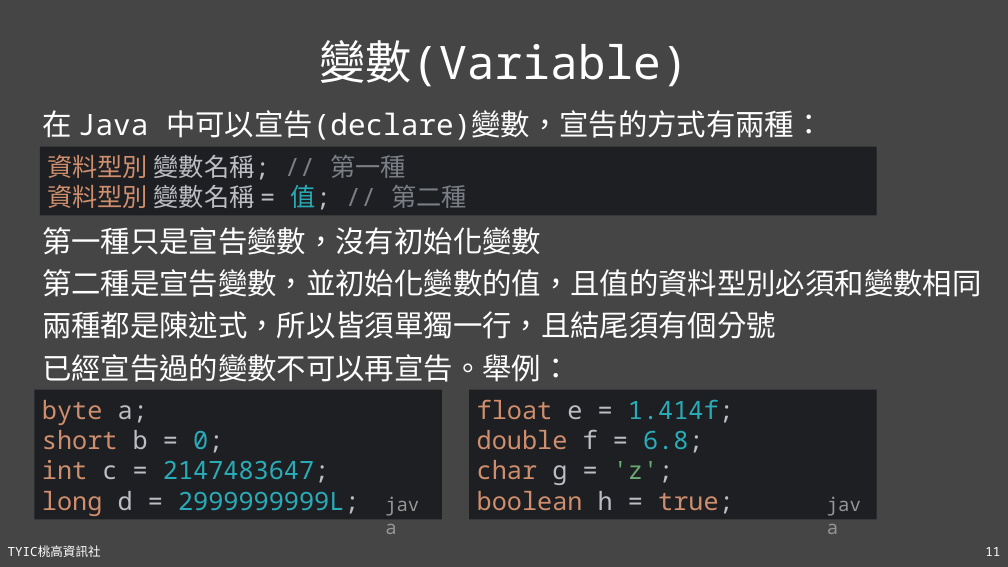
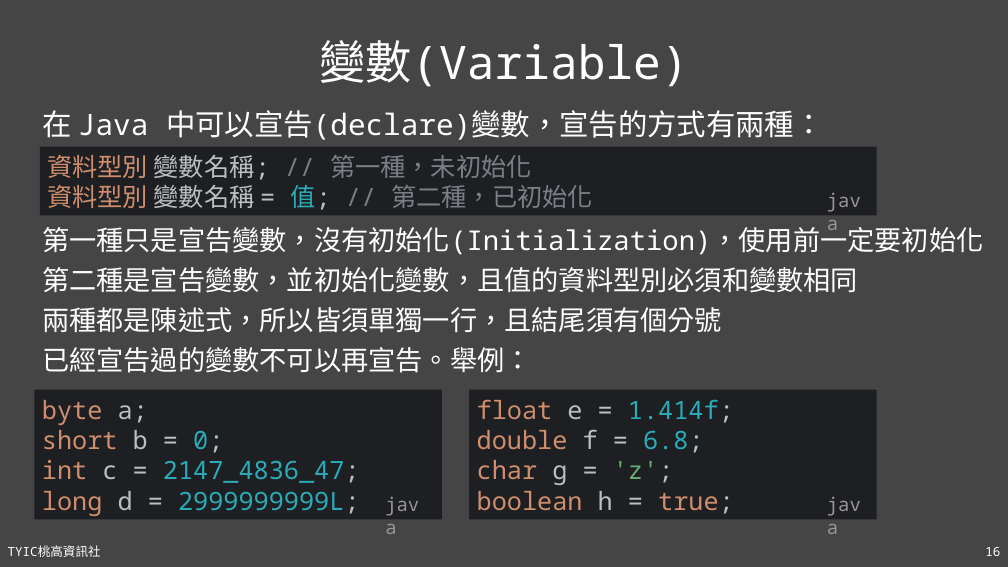
Before and after one commit to TYSHIC/slides, a slide deck: slide 16 of powerpoint/04_初探Java.pptx (slide 11 before the commit). Drawn at 1008x567 pixels with LibreOffice and Linux fonts; fonts in the diff are those of the drawing. Boxes give left, top, right and bottom in pixels: in the first picture for what was removed or moved away, otherwise in the second. Text is boxed around its words. In the diff, an @@ line names an element or a change of style, - is before the commit and + after.

```diff
--- a/powerpoint/04_初探Java.pptx
+++ b/powerpoint/04_初探Java.pptx
@@ text in rectangle at <box>47,155,593,210</box>: text changed; text colour #BCBEC4 to #7A7E85 @@
-資料型別 變數名稱; // 第一種
-資料型別 變數名稱 = 值; // 第二種
+資料型別 變數名稱; // 第一種，未初始化
+資料型別 變數名稱 = 值; // 第二種，已初始化
@@ text added at <box>820,185,877,216</box>, 18 pt, text #969696 @@
+java
@@ text at <box>42,222,984,293</box>: text changed; size 28 to 25.9 pt @@
-第一種只是宣告變數，沒有初始化變數
-第二種是宣告變數，並初始化變數的值，且值的資料型別必須和變數相同
+第一種只是宣告變數，沒有初始化(Initialization)，使用前一定要初始化
+第二種是宣告變數，並初始化變數，且值的資料型別必須和變數相同
@@ text at <box>42,307,722,373</box>: size 28 to 25.9 pt in "兩種都是陳述式，所以皆須單獨一行，且結尾須有個分號", "已經宣告過的變數不可以再宣告。舉例：" @@
@@ text in rectangle at <box>42,400,360,516</box>: text changed @@
-byte a;
-short b = 0;
-int c = 2147483647;
-long d = 2999999999L;
+byte a;
+short b = 0;
+int c = 2147_4836_47;
+long d = 2999999999L;
@@ page number at <box>985,547,1000,556</box>: text changed @@
-11
+16
```
Also in this commit, not shown: 10 other slides changed, 14 slides added, 5 other files.
